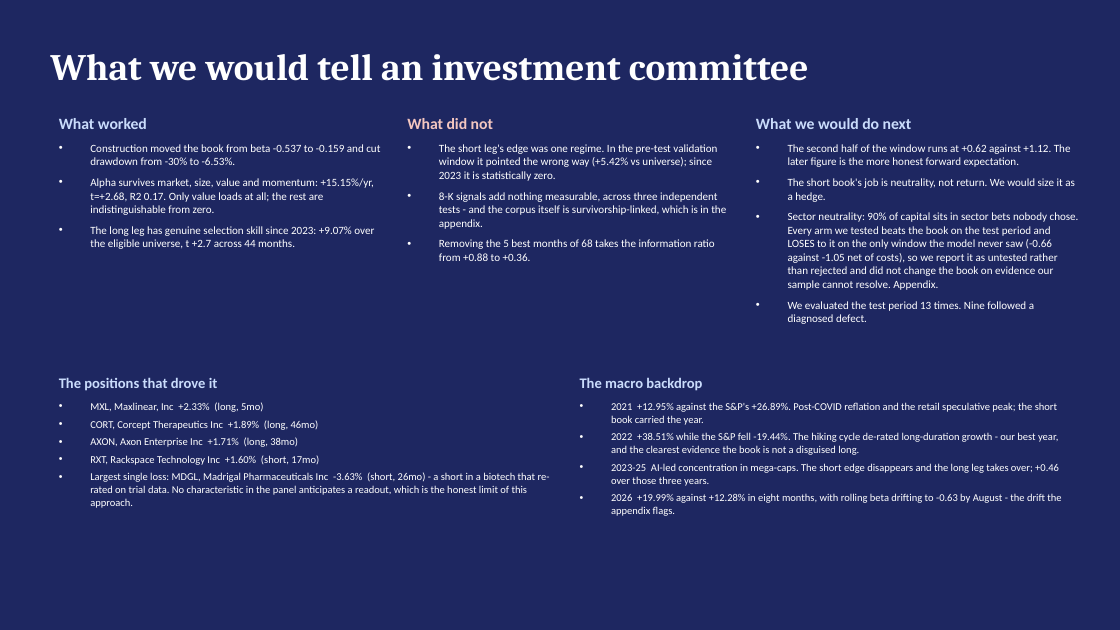
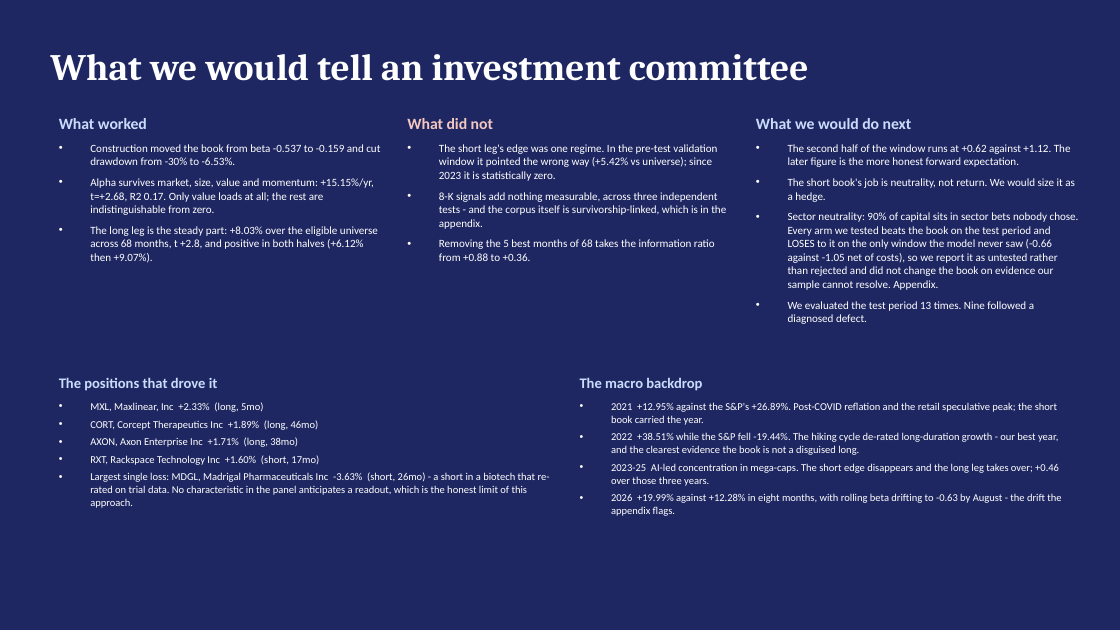
Before and after one commit to TonyTran03/hackathonfiam_zzz, a slide deck: slide 8 of 05_submission/FIAM_deck.pptx. Drawn at 1120x630 pixels with LibreOffice and Linux fonts; fonts in the diff are those of the drawing. Boxes give left, top, right and bottom in pixels: in the first picture for what was removed or moved away, otherwise in the second. Text is boxed around its words. In the diff, an @@ line names an element or a change of style, - is before the commit and + after.

```diff
--- a/05_submission/FIAM_deck.pptx
+++ b/05_submission/FIAM_deck.pptx
@@ text at bbox=[90, 226, 378, 263]: text changed @@
-• The long leg has genuine selection skill since 2023: +9.07% over the eligible universe, t +2.7 across 44 months.
+• The long leg is the steady part: +8.03% over the eligible universe across 68 months, t +2.8, and positive in both halves (+6.12% then +9.07%).
```
Also in this commit, not shown: 4 other slides changed, 6 other files.
